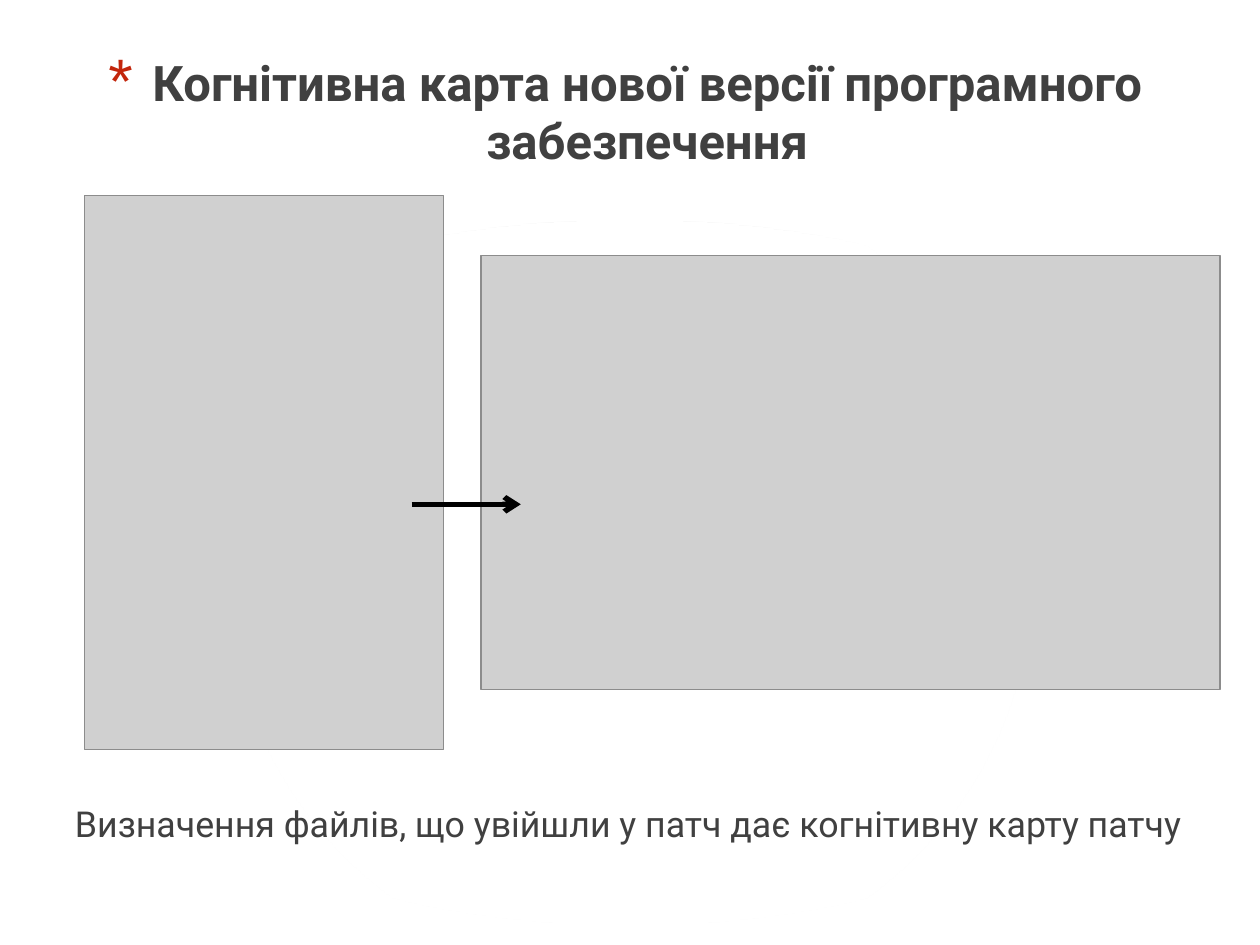
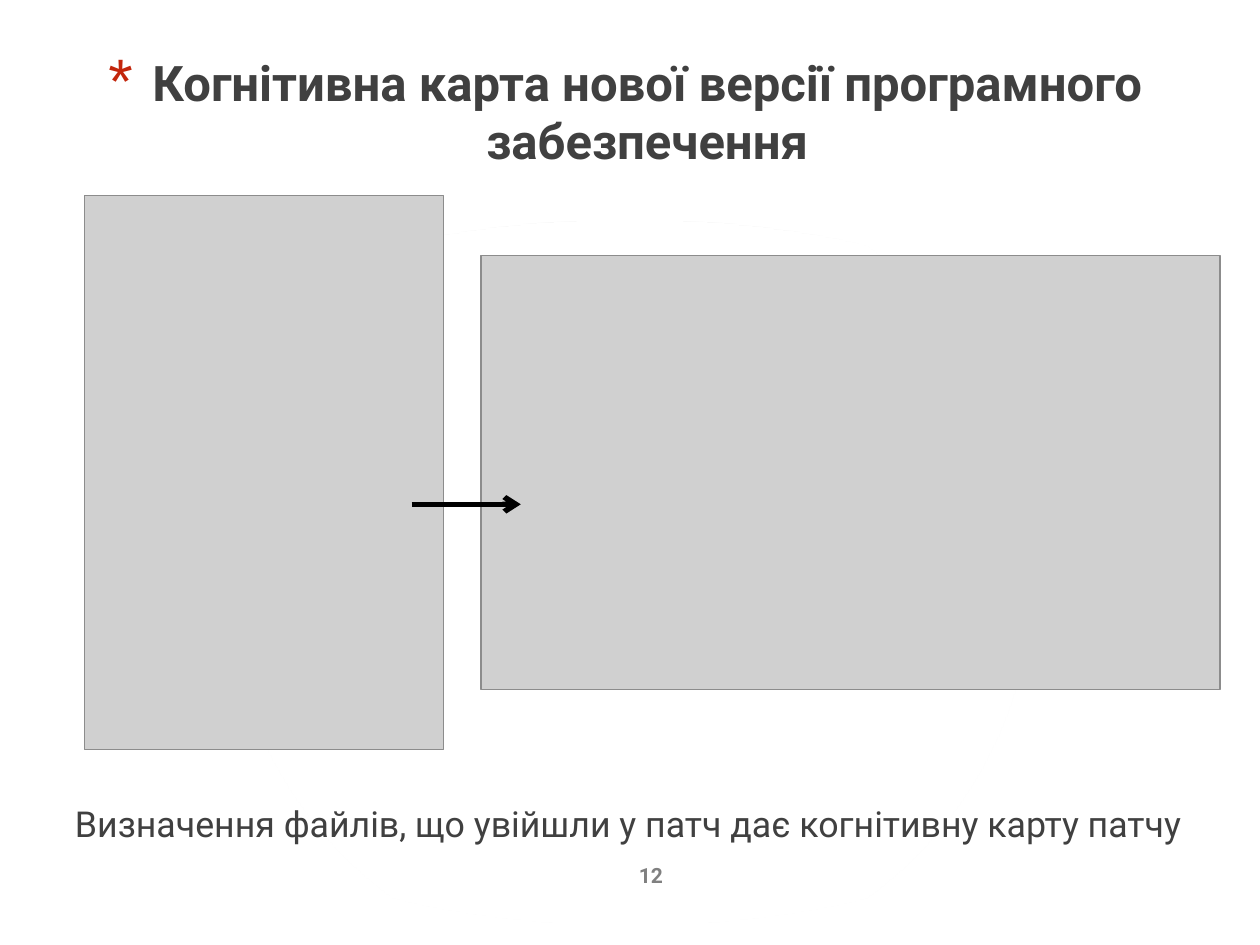
Before and after one commit to asdanilenk/Bakalavr, a slide deck: slide 12 of Diplom.pptx. Drawn at 1260x945 pixels with LibreOffice and Linux fonts; fonts in the diff are those of the drawing; grey boxes stand for pictures. Boxes give left, top, right and bottom in pixels: in the first picture for what was removed or moved away, otherwise in the second. Text is boxed around its words. In the diff, an @@ line names an element or a change of style, - is before the commit and + after.

```diff
--- a/Diplom.pptx
+++ b/Diplom.pptx
@@ page number added at <box>639,868,663,883</box>, 12 pt, text #808080, bold @@
+12
```
Also in this commit, not shown: 15 other slides changed, 1 other file.
